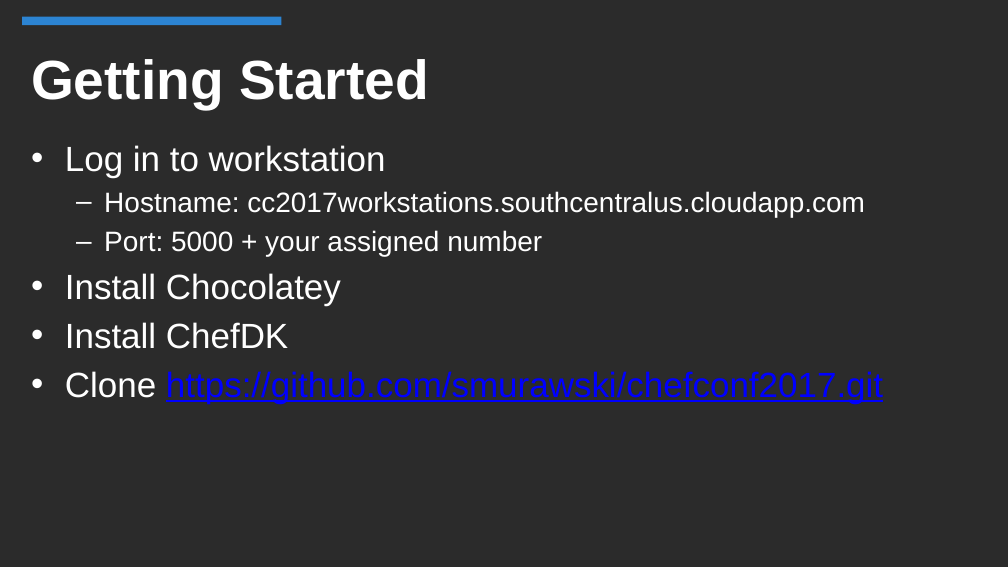
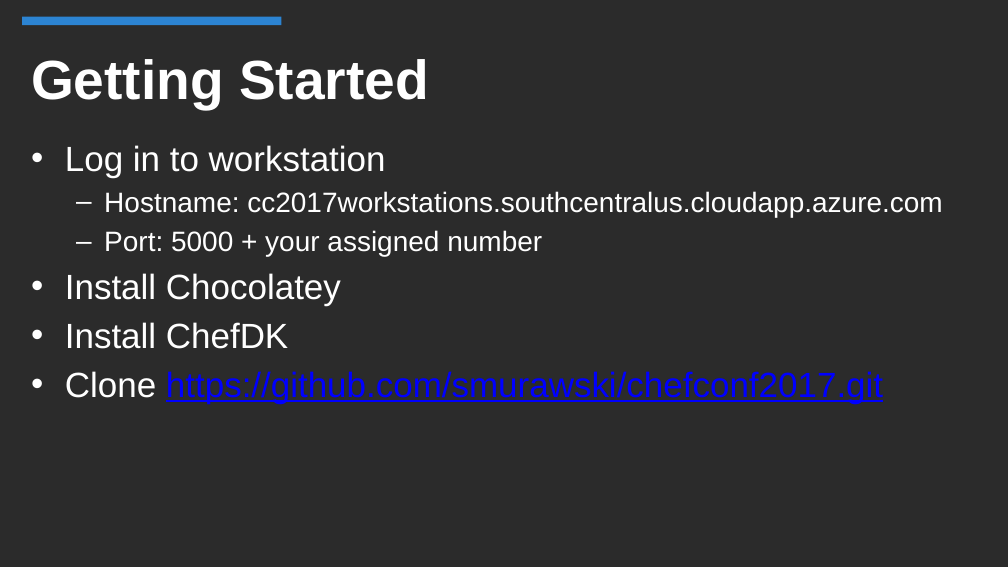
Before and after one commit to smurawski/ChefConf2017, a slide deck: slide 7 of ChefConf2017-MakingWindowsWorkForYou.pptx. Drawn at 1008x567 pixels with LibreOffice and Linux fonts; fonts in the diff are those of the drawing; background and template pictures are left out; a plain dark background stands for a picture behind light text. Boxes give left, top, right and bottom in pixels: in the first picture for what was removed or moved away, otherwise in the second. Text is boxed around its words. In the diff, an @@ line names an element or a change of style, - is before the commit and + after.

```diff
--- a/ChefConf2017-MakingWindowsWorkForYou.pptx
+++ b/ChefConf2017-MakingWindowsWorkForYou.pptx
@@ text at box(104, 191, 942, 217): text changed @@
-  – Hostname: cc2017workstations.southcentralus.cloudapp.com
+  – Hostname: cc2017workstations.southcentralus.cloudapp.azure.com
```
Also in this commit, not shown: 1 other file.
